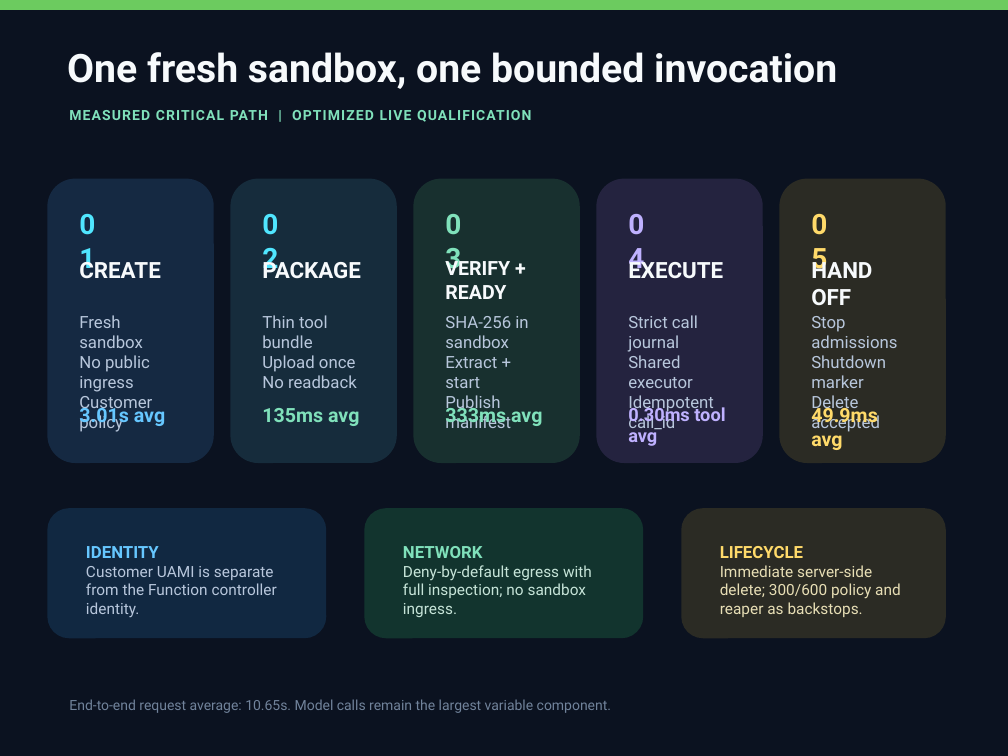
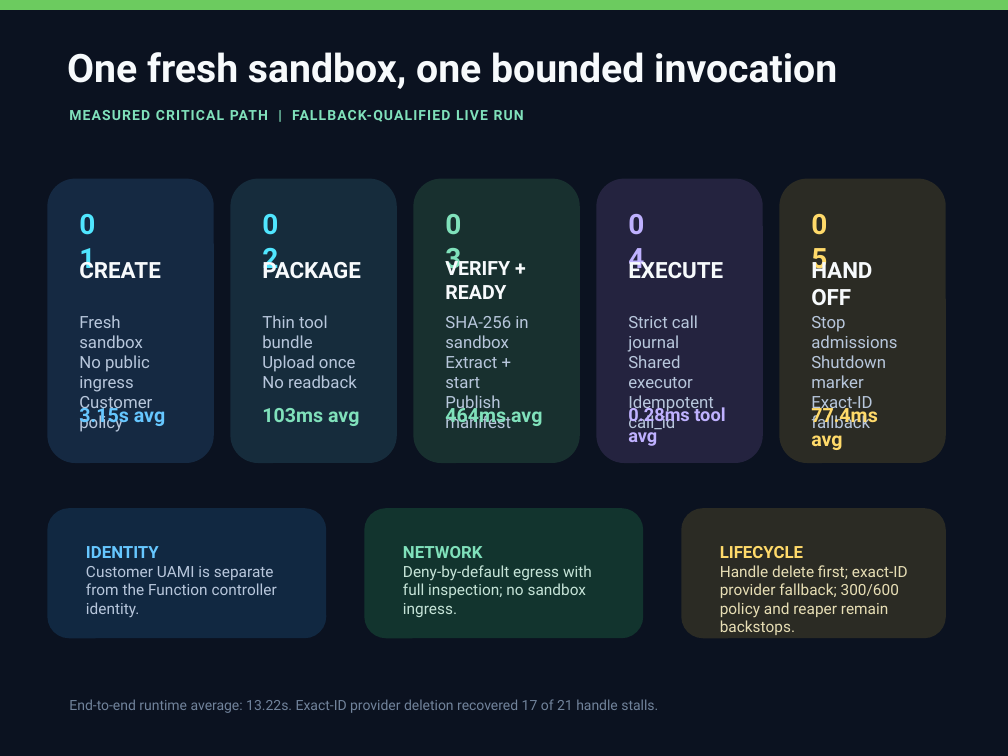
Before and after one commit to Azure/azure-functions-agents-runtime, a slide deck: slide 4 of docs/demo/hybrid-sandbox-leadership/hybrid-sandbox-leadership-demo.pptx. Drawn at 1008x756 pixels with LibreOffice and Linux fonts; fonts in the diff are those of the drawing. Boxes give left, top, right and bottom in pixels: in the first picture for what was removed or moved away, otherwise in the second. Text is boxed around its words. In the diff, an @@ line names an element or a change of style, - is before the commit and + after.

```diff
--- a/docs/demo/hybrid-sandbox-leadership/hybrid-sandbox-leadership-demo.pptx
+++ b/docs/demo/hybrid-sandbox-leadership/hybrid-sandbox-leadership-demo.pptx
@@ text at [69,110,524,122]: text changed @@
-MEASURED CRITICAL PATH | OPTIMIZED LIVE QUALIFICATION
+MEASURED CRITICAL PATH | FALLBACK-QUALIFIED LIVE RUN
@@ text at [79,404,165,428]: text changed @@
-3.01s avg
+3.15s avg
@@ text at [262,408,359,426]: text changed @@
-135ms avg
+103ms avg
@@ text at [445,404,542,428]: text changed @@
-333ms avg
+464ms avg
@@ text at [628,404,725,446]: text changed @@
-0.30ms tool avg
+0.28ms tool avg
@@ text at [811,396,872,428]: text changed @@
-Delete accepted
+Exact-ID fallback
@@ text at [811,404,878,450]: text changed @@
-49.9ms avg
+77.4ms avg
@@ text at [720,565,908,618]: text changed @@
-Immediate server-side delete; 300/600 policy and reaper as backstops.
+Handle delete first; exact-ID provider fallback; 300/600 policy and reaper remain backstops.
@@ text at [69,699,658,713]: text changed @@
-End-to-end request average: 10.65s. Model calls remain the largest variable component.
+End-to-end runtime average: 13.22s. Exact-ID provider deletion recovered 17 of 21 handle stalls.
```
Also in this commit, not shown: 1 other slide changed, 8 other files.
